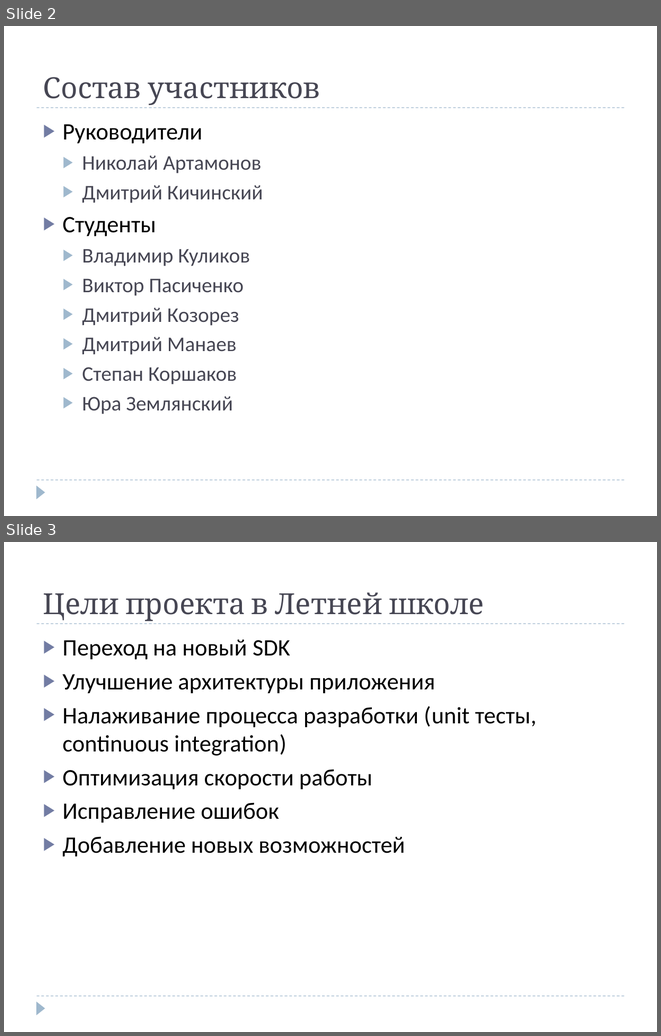
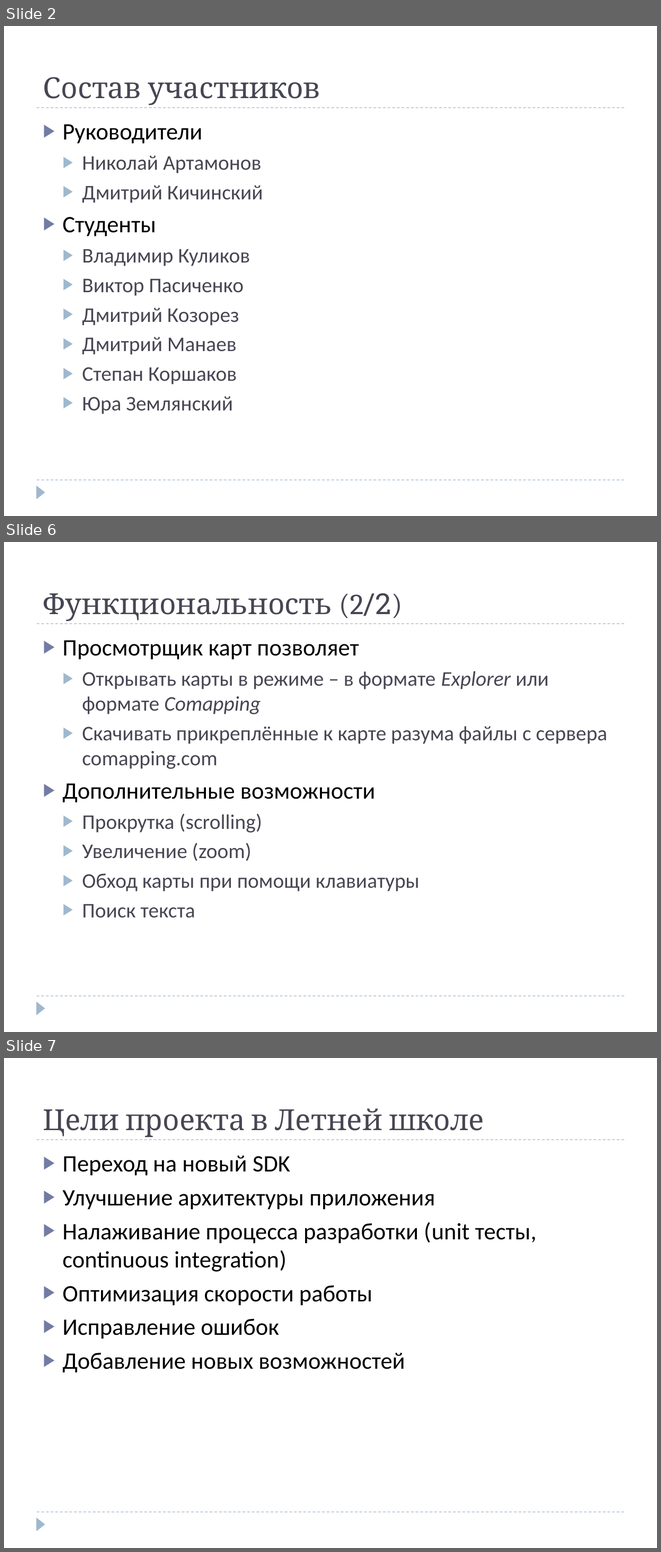
Before and after one commit to dmitry-lt/android-comapping, a slide deck: docs/promo files/presentation/Android Comapping Summer School.ppt. Shown one above the other, each under a label of ours: slides 2 and 3 before the commit, slides 2, 6 and 7 after it; the slides between them are not shown. The pictures are 661x1036 and 661x1552 pixels, drawn with LibreOffice and Linux fonts; fonts in the diff are those of the drawing. Boxes give left, top, right and bottom in pixels: in the first picture for what was removed or moved away, otherwise in the second. Text is boxed around its words. In the diff, an @@ line names an element or a change of style, - is before the commit and + after.

Commit message:
Update presentation/Android Comapping Summer School.ppt

```diff
--- a/docs/promo files/presentation/Android Comapping Summer School.ppt
+++ b/docs/promo files/presentation/Android Comapping Summer School.ppt
@@ slide 6 added at [4,542,657,1032], background #FFFFFF; not listed: 3 template elements that a slide beside it also shows @@
@@ title added at [43,593,403,621], 32 pt, text #464653 @@
+Функциональность (2/2)
@@ text added at [62,640,608,918], 23 pt, text #464653 @@
+▶ Просмотрщик карт позволяет
+  ▶ Открывать карты в режиме – в формате Explorer или формате Comapping
+  ▶ Скачивать прикреплённые к карте разума файлы с сервера comapping.com
+▶ Дополнительные возможности
+  ▶ Прокрутка (scrolling)
+  ▶ Увеличение (zoom)
+  ▶ Обход карты при помощи клавиатуры
+  ▶ Поиск текста
@@ what was slide 3 is now slide 7 @@
```
Also in this commit, not shown: 1 slide changed, 3 other slides added.
